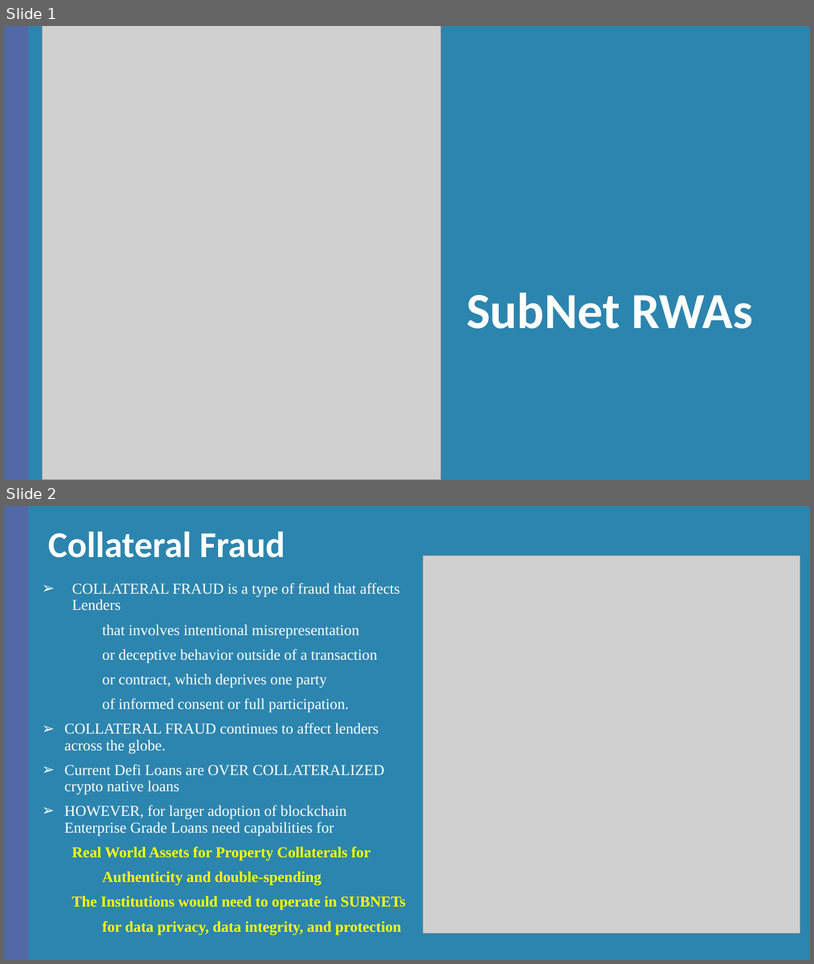
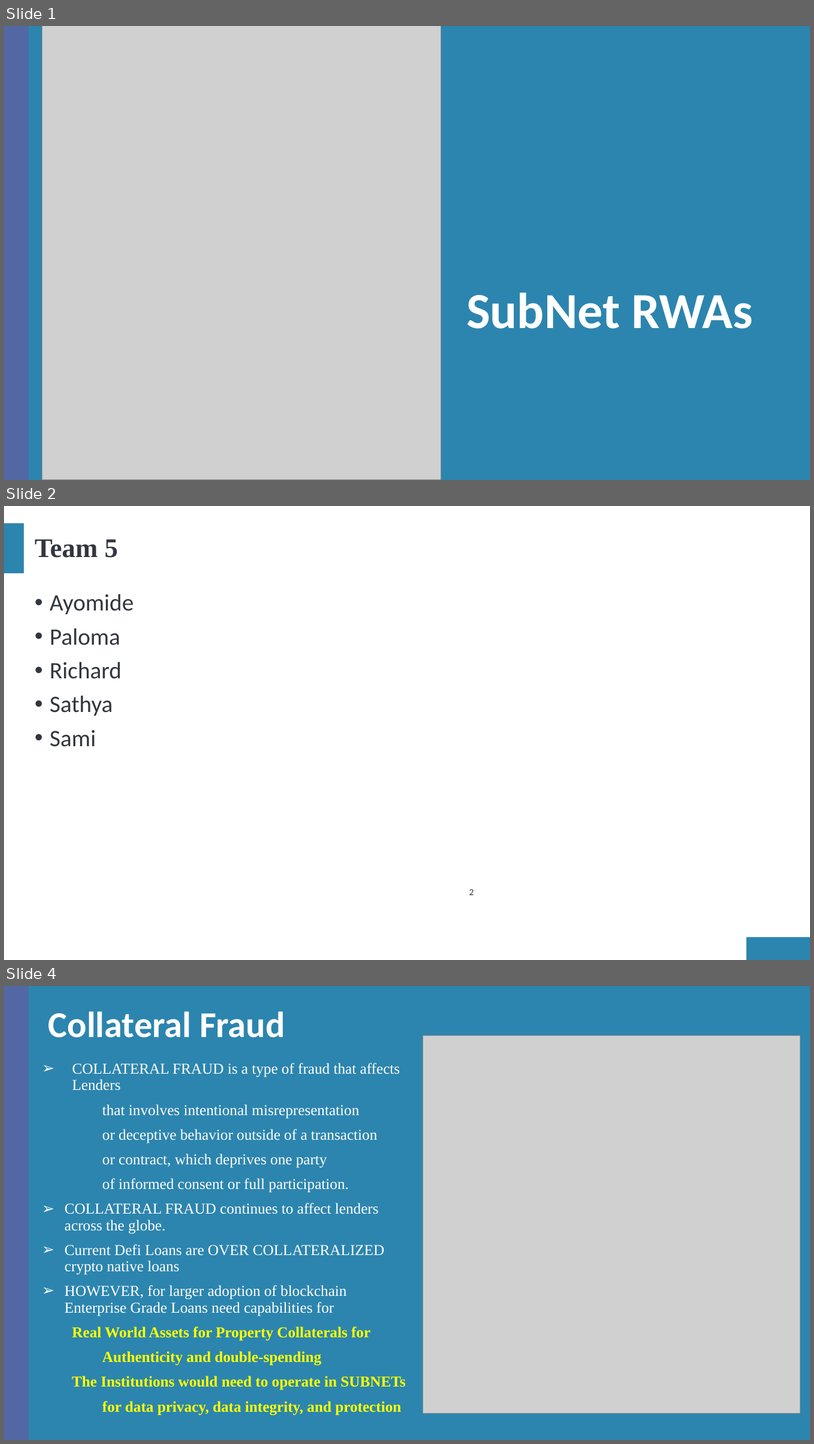
Before and after one commit to samigabor/rwa-subnets, a slide deck: SubnetRWAs-V2.pptx. Shown one above the other, each under a label of ours: slides 1 and 2 before the commit, slides 1, 2 and 4 after it; the slides between them are not shown. The pictures are 814x964 and 814x1444 pixels, drawn with LibreOffice and Linux fonts; fonts in the diff are those of the drawing; grey boxes stand for pictures. Boxes give left, top, right and bottom in pixels: in the first picture for what was removed or moved away, otherwise in the second. Text is boxed around its words. In the diff, an @@ line names an element or a change of style, - is before the commit and + after.

```diff
--- a/SubnetRWAs-V2.pptx
+++ b/SubnetRWAs-V2.pptx
@@ slide 2 added at [4, 506, 810, 960], background #FFFFFF; not listed: 2 template elements that a slide beside it also shows @@
@@ title added at [35, 539, 118, 558], 32 pt, text #32363F, bold @@
+Team 5
@@ text added at [50, 594, 134, 747], 28 pt, text #32363F @@
+• Ayomide
+• Paloma
+• Richard
+• Sathya
+• Sami
@@ page number added at [470, 889, 474, 895], 11 pt, text #32363F @@
+2
@@ what was slide 2 is now slide 4 @@
```
Also in this commit, not shown: 1 slide changed, 3 other slides added, 1 slide removed, 1 other file.
